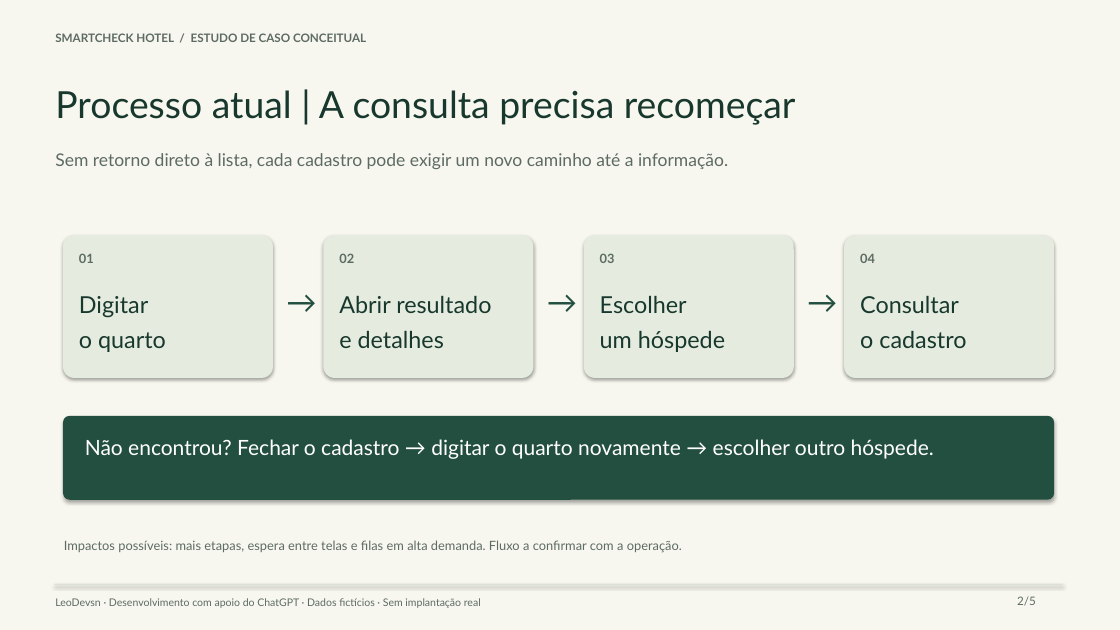
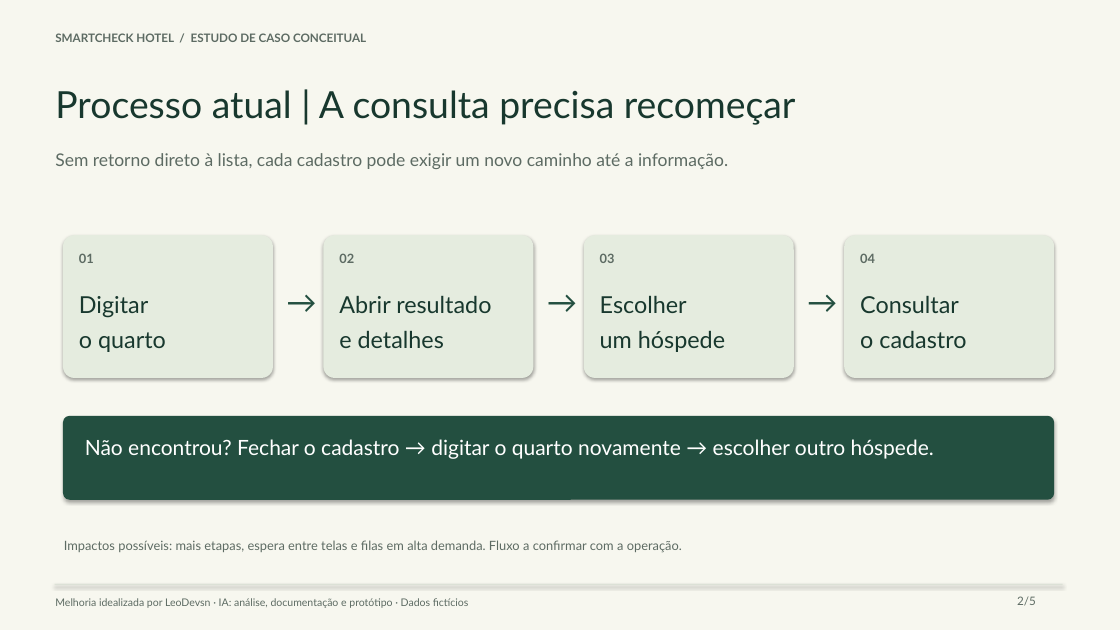
Before and after one commit to LeoDevsn/smartcheck-hotel, a slide deck: slide 2 of apresentacao/SmartCheck_Gestores.pptx. Drawn at 1120x630 pixels with LibreOffice and Linux fonts; fonts in the diff are those of the drawing. Boxes give left, top, right and bottom in pixels: in the first picture for what was removed or moved away, otherwise in the second. Text is boxed around its words. In the diff, an @@ line names an element or a change of style, - is before the commit and + after.

```diff
--- a/apresentacao/SmartCheck_Gestores.pptx
+++ b/apresentacao/SmartCheck_Gestores.pptx
@@ text at box(55, 598, 469, 608): text changed @@
-LeoDevsn · Desenvolvimento com apoio do ChatGPT · Dados fictícios · Sem implantação real
+Melhoria idealizada por LeoDevsn · IA: análise, documentação e protótipo · Dados fictícios
```
Also in this commit, not shown: 4 other slides changed, 7 other files.
